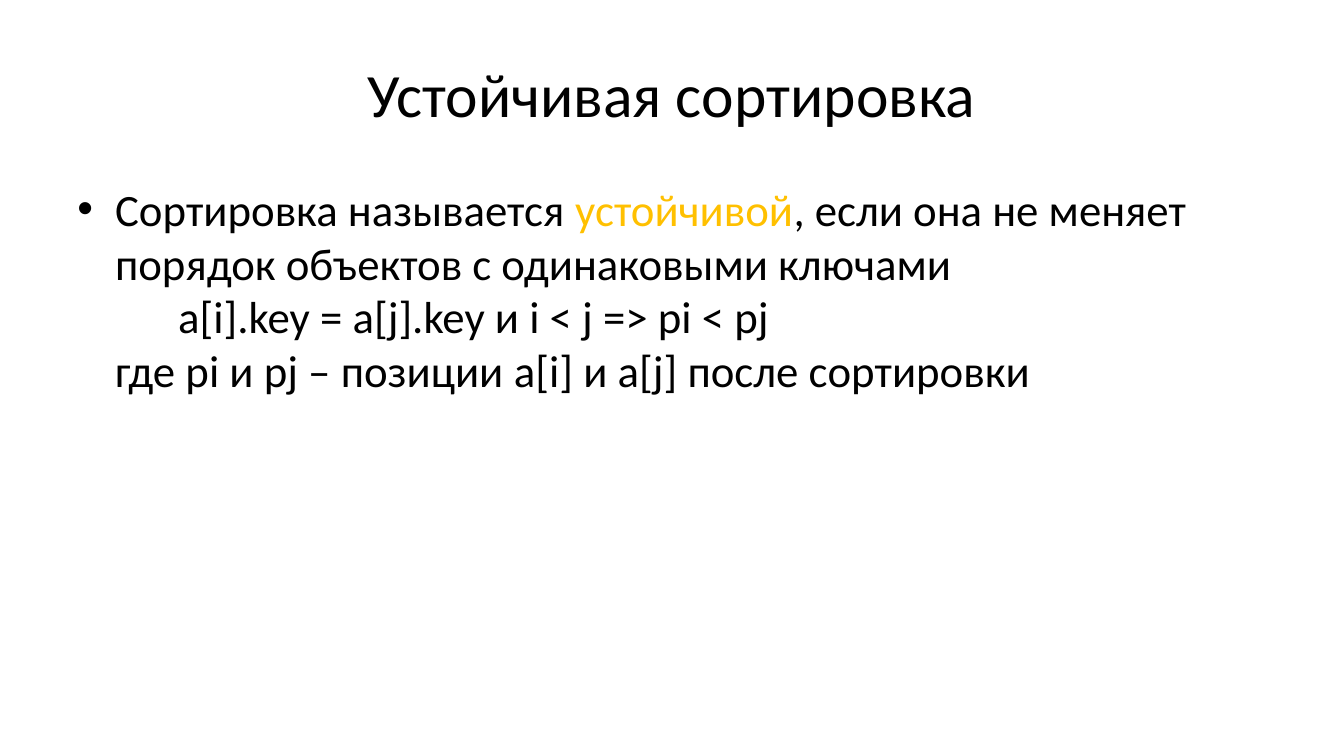
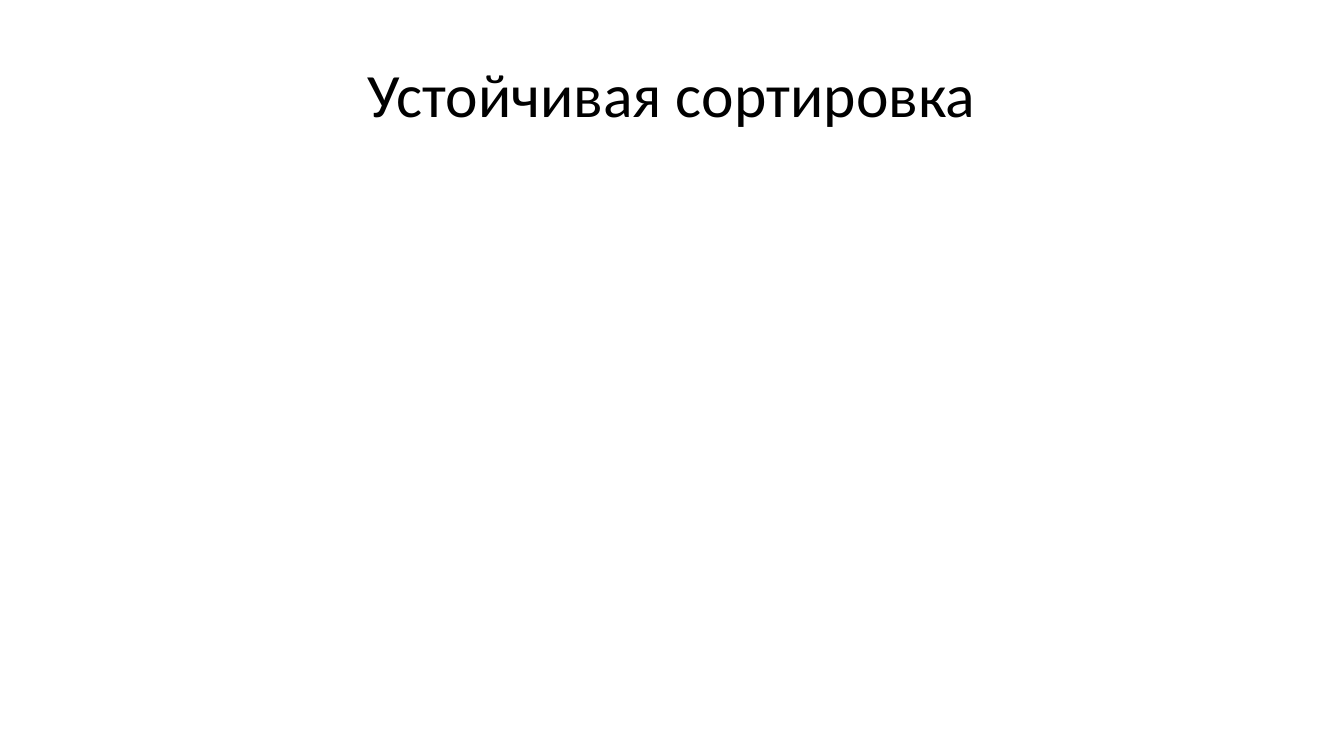
Before and after one commit to Evgueni-Petrov-aka-espetrov/Algorithms-and-Programming-in-C-pptx, a slide deck: slide 30 of 13 Сортировка.pptx (slide 4 before the commit). Drawn at 1344x756 pixels with LibreOffice and Linux fonts; fonts in the diff are those of the drawing. Boxes give left, top, right and bottom in pixels: in the first picture for what was removed or moved away, otherwise in the second. Text is boxed around its words. In the diff, an @@ line names an element or a change of style, - is before the commit and + after.

```diff
--- a/13 Сортировка.pptx
+++ b/13 Сортировка.pptx
@@ text removed at [115, 195, 1186, 395] @@
-• Сортировка называется устойчивой, если она не меняет порядок объектов с одинаковыми ключами
-  a[i].key = a[j].key и i < j => pi < pj
-  где pi и pj – позиции a[i] и a[j] после сортировки
```
Also in this commit, not shown: 15 other slides changed, 104 slides added, 9 slides removed.
